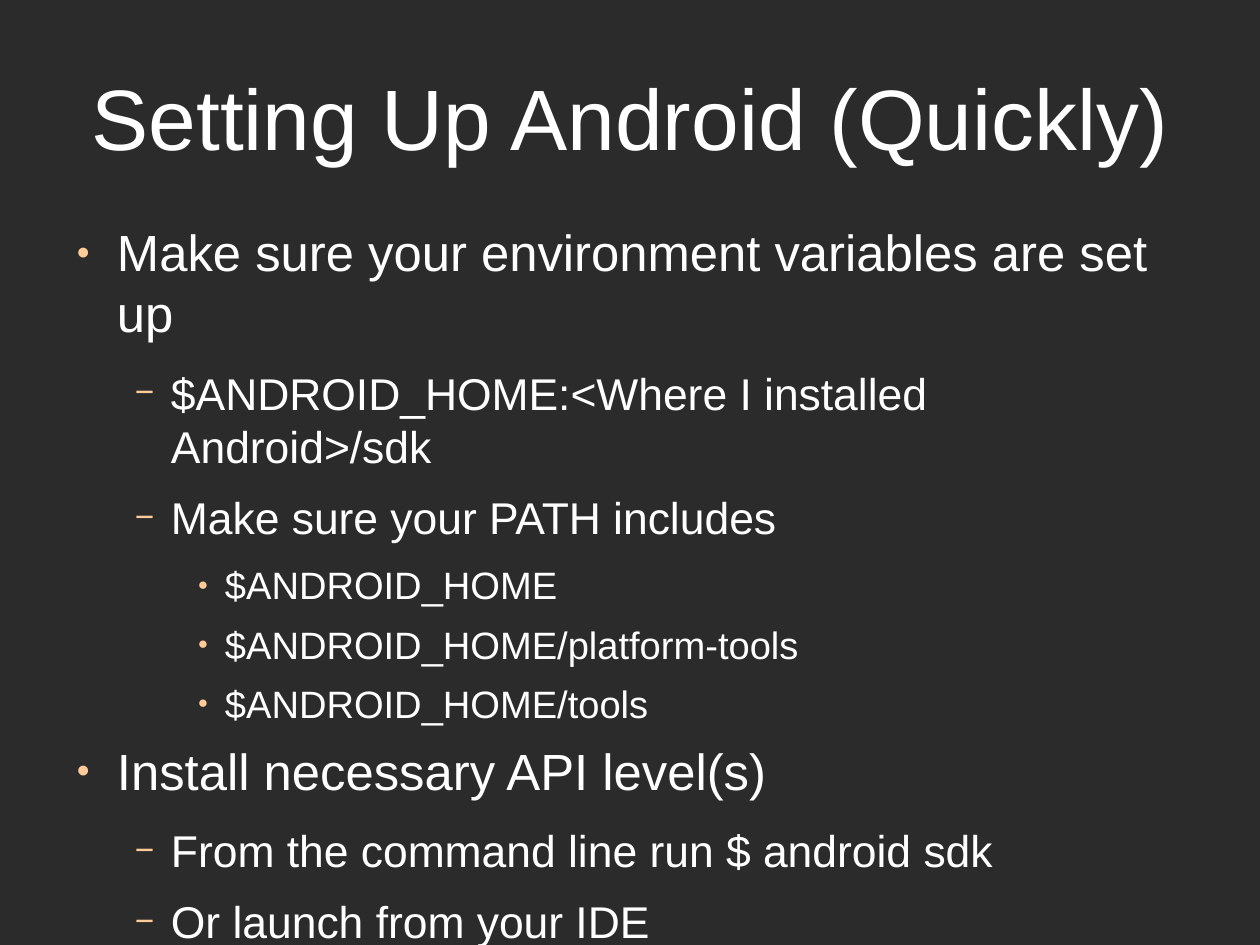
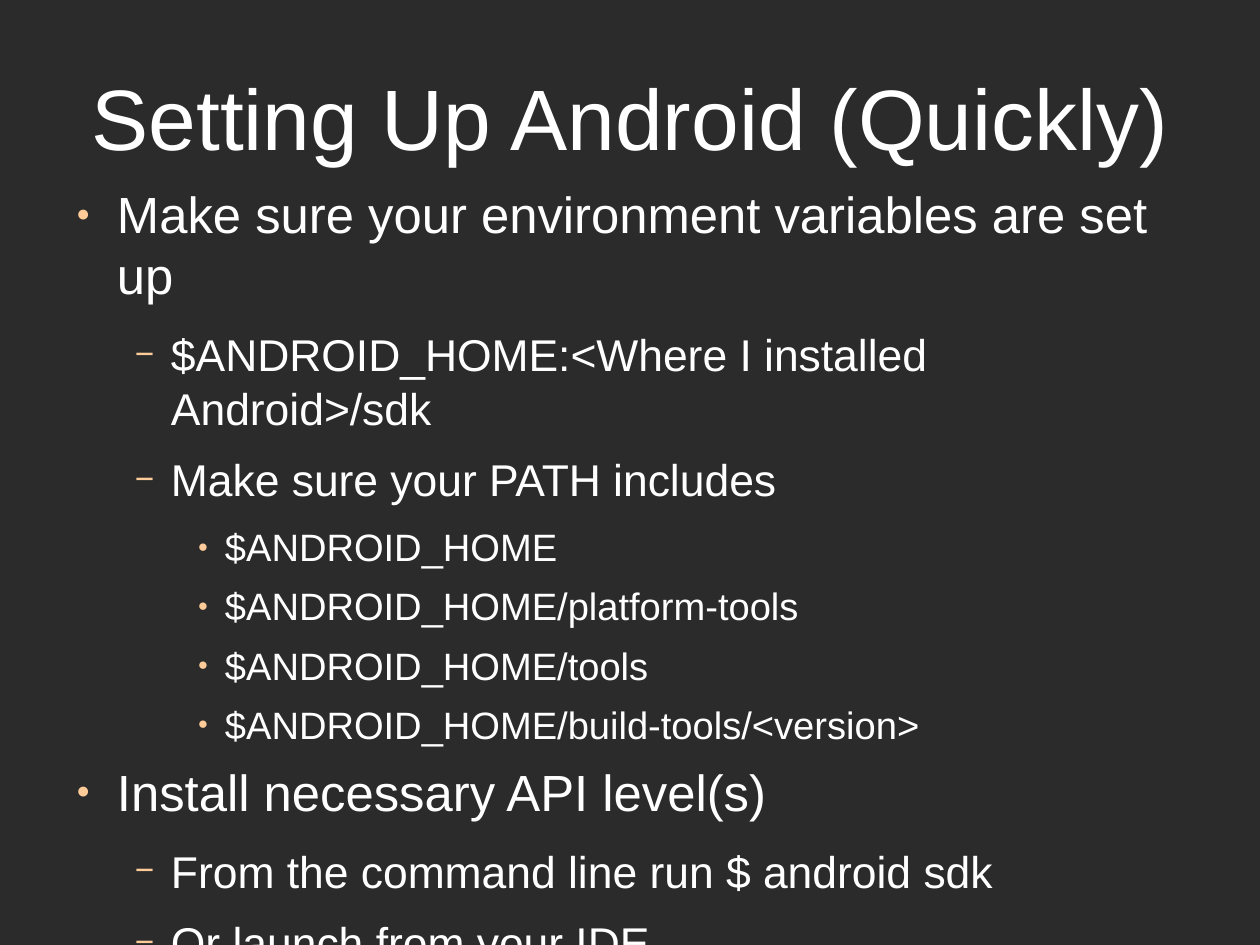
Before and after one commit to alphonzo79/HelloAndroidExample, a slide deck: slide 2 of HelloAndroidPresentationSlides.odp. Drawn at 1260x945 pixels with LibreOffice and Linux fonts; fonts in the diff are those of the drawing; background and template pictures are left out; a plain dark background stands for a picture behind light text. Boxes give left, top, right and bottom in pixels: in the first picture for what was removed or moved away, otherwise in the second. Text is boxed around its words. In the diff, an @@ line names an element or a change of style, - is before the commit and + after.

```diff
--- a/HelloAndroidPresentationSlides.odp
+++ b/HelloAndroidPresentationSlides.odp
@@ text "Make sure your environment variables ...": place and size @@
-text "Make sure your environment variables ..." at [117,234,1147,945]
+text "Make sure your environment variables ..." at [117,196,1147,889]
@@ text at [225,710,919,747]: paragraph added @@
+    ● $ANDROID_HOME/build-tools/<version>
```
Also in this commit, not shown: 3 other slides changed, 4 slides added, 2 slides removed, 3 other files.
